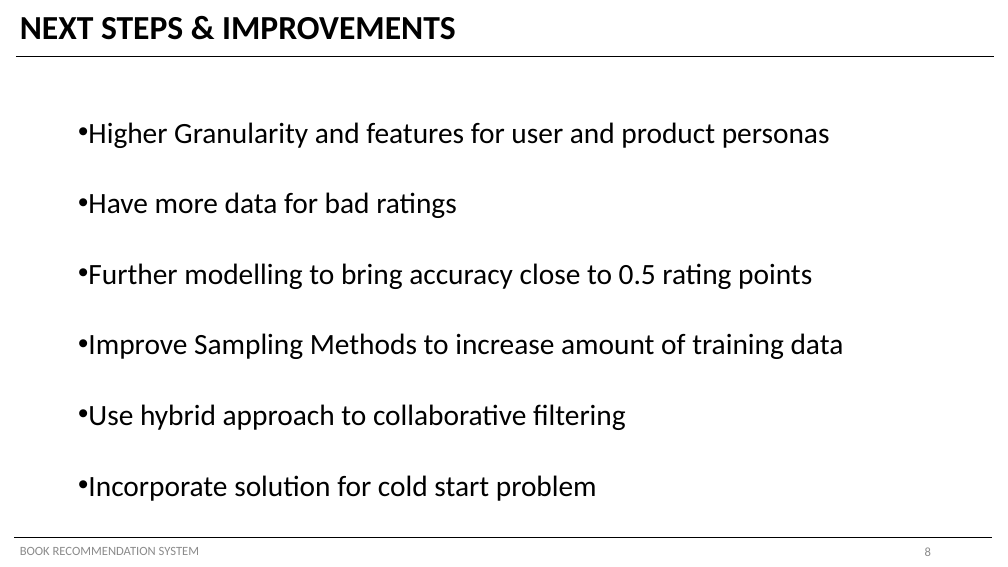
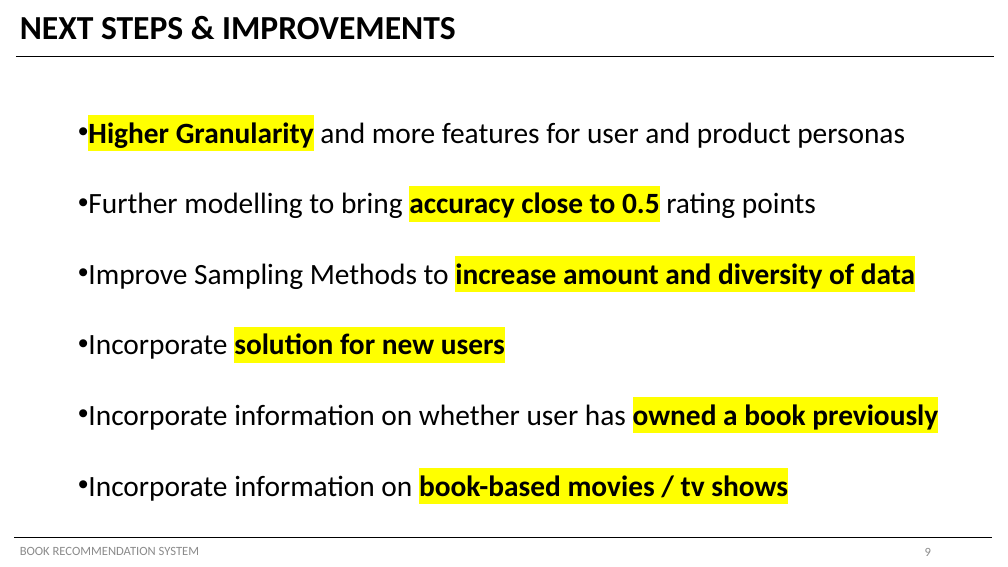
Before and after one commit to shayanabdulkarimkhan/book-recommendation-system, a slide deck: slide 9 of Stakeholder_Presentation.pptx (slide 8 before the commit). Drawn at 1008x567 pixels with LibreOffice and Linux fonts; fonts in the diff are those of the drawing. Boxes give left, top, right and bottom in pixels: in the first picture for what was removed or moved away, otherwise in the second. Text is boxed around its words. In the diff, an @@ line names an element or a change of style, - is before the commit and + after.

```diff
--- a/Stakeholder_Presentation.pptx
+++ b/Stakeholder_Presentation.pptx
@@ text at bbox=[88, 122, 905, 148]: text changed @@
-• Higher Granularity and features for user and product personas
-• Have more data for bad ratings
+• Higher Granularity and more features for user and product personas
@@ text at bbox=[88, 192, 816, 218]: highlight none to #FFFF00, bold on in "accuracy close to 0.5" @@
@@ text at bbox=[88, 263, 938, 501]: text changed @@
-• Improve Sampling Methods to increase amount of training data
-• Use hybrid approach to collaborative filtering
-• Incorporate solution for cold start problem
+• Improve Sampling Methods to increase amount and diversity of data
+• Incorporate solution for new users
+• Incorporate information on whether user has owned a book previously
+• Incorporate information on book-based movies / tv shows
```
Also in this commit, not shown: 3 other slides changed, 2 slides added.
